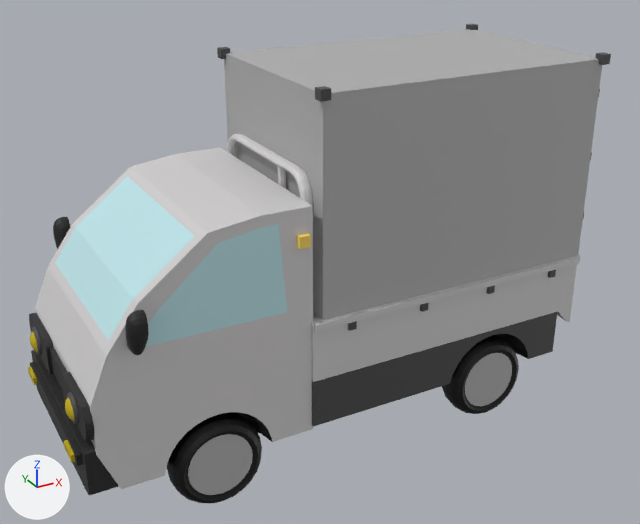
What one commit did to the FBX model Assets/FBX/Truck_All.fbx.
The view is the same before and after, from a camera (50 mm lens) standing at (-5.25, -8.31, 6.11) and looking at (-0.74, -0.11, 2.0). Lighting does not change. The marker at lower left points along +X, +Y and +Z. Where no turn or scale is listed for an object, it has been applied to the vertices.
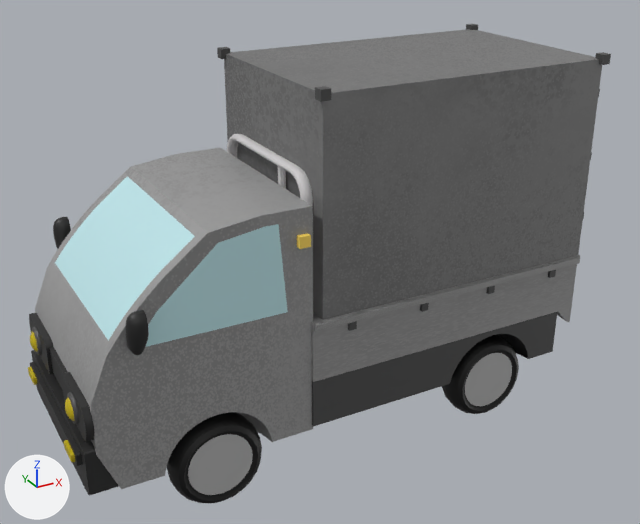
Where the newer file only moved an object's origin or applied its transform, the numbers keep the older frame.

Where the change shows, as pixel boxes (x1, y1, x2, y2) in the pictures (640 x 524 px):
part 1 of me_cube_042, built on: (48, 167, 218, 356) in both
part 2 of me_cube_042, surface changed: (227, 134, 313, 206) in both
part 3 of me_cube_042, recoloured: (224, 29, 602, 320) in both
part 4 of me_cube_042, recoloured: (35, 147, 580, 489) in both

The change, as a diff of the scene's bpy script:
```diff
--- a/Assets/FBX/Truck_All.fbx.py
+++ b/Assets/FBX/Truck_All.fbx.py
@@ img_truck_png @@
+img_truck_png = load_image('Truck.png', 'Palette/Truck.png', 1000, 1000, 'sRGB')
@@ img_truck1_png @@
+img_truck1_png = load_image('Truck1.png', 'Palette/Truck1.png', 1000, 1000, 'sRGB')
@@ mat_truck_color @@
+mat_truck_color = principled_material('Truck_Color')
+mat_truck_color.texture = img_truck_png
@@ mat_metal @@
+mat_metal = principled_material('Metal')
+mat_metal.texture = img_truck1_png
@@ me_cube_042 @@
 # used by ob_cube_022; location = (0.0, 0.0, 0.0)
-me_cube_042.from_pydata(...)  # 3666 vertices, 3369 faces; spans x -3.94..2.29, y -1.43..1.44, z -0.02..4.28
+me_cube_042.from_pydata(...)  # 3712 vertices, 3424 faces; spans x -3.94..2.29, y -1.43..1.44, z -0.02..4.28
+# me_cube_042 part 1: 4 vertices removed from x -3.21, y -1.15..1.15, z 2.51; 50 vertices added at x -3.45..-2.89, y -1.15..1.15, z 2.18..2.76
+# me_cube_042 part 2: 420 kept faces spanning x -3.74..2.27, y -1.23..1.22, z 0.56..4.23 get new texture (UV) coordinates
+# me_cube_042 part 3: 6 faces spanning x -1.29..2.24, y -1.17..1.17, z 1.87..4.23 switch from mat_truckcolors (picture img_paletainternaveiculosposte_png) to mat_truck_color (picture img_truck_png)
+# me_cube_042 part 4: 243 faces spanning x -3.74..2.27, y -1.23..1.22, z 0.56..3.14 switch from mat_truckcolors (picture img_paletainternaveiculosposte_png) to mat_metal (picture img_truck1_png)
```
